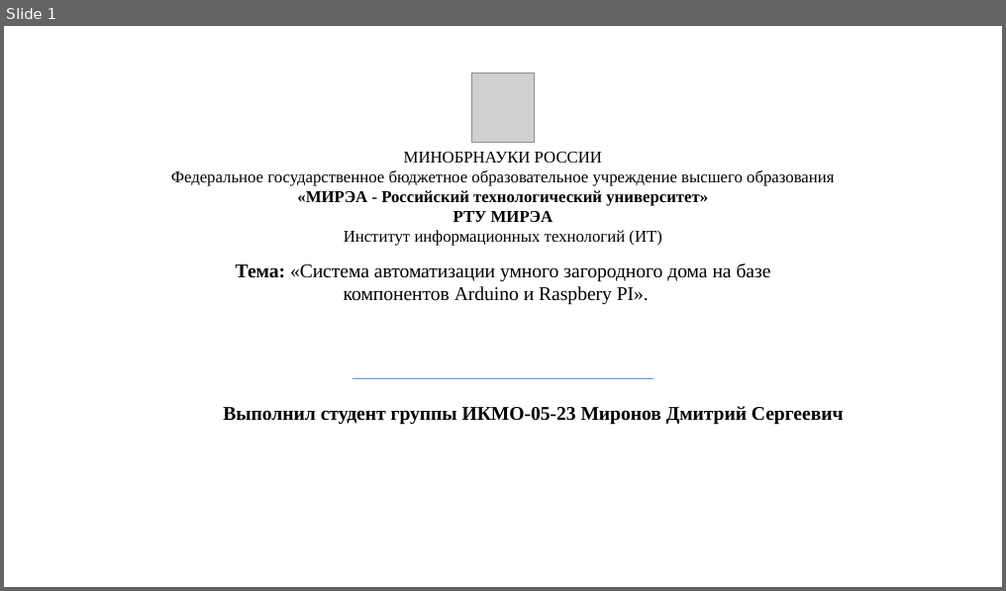
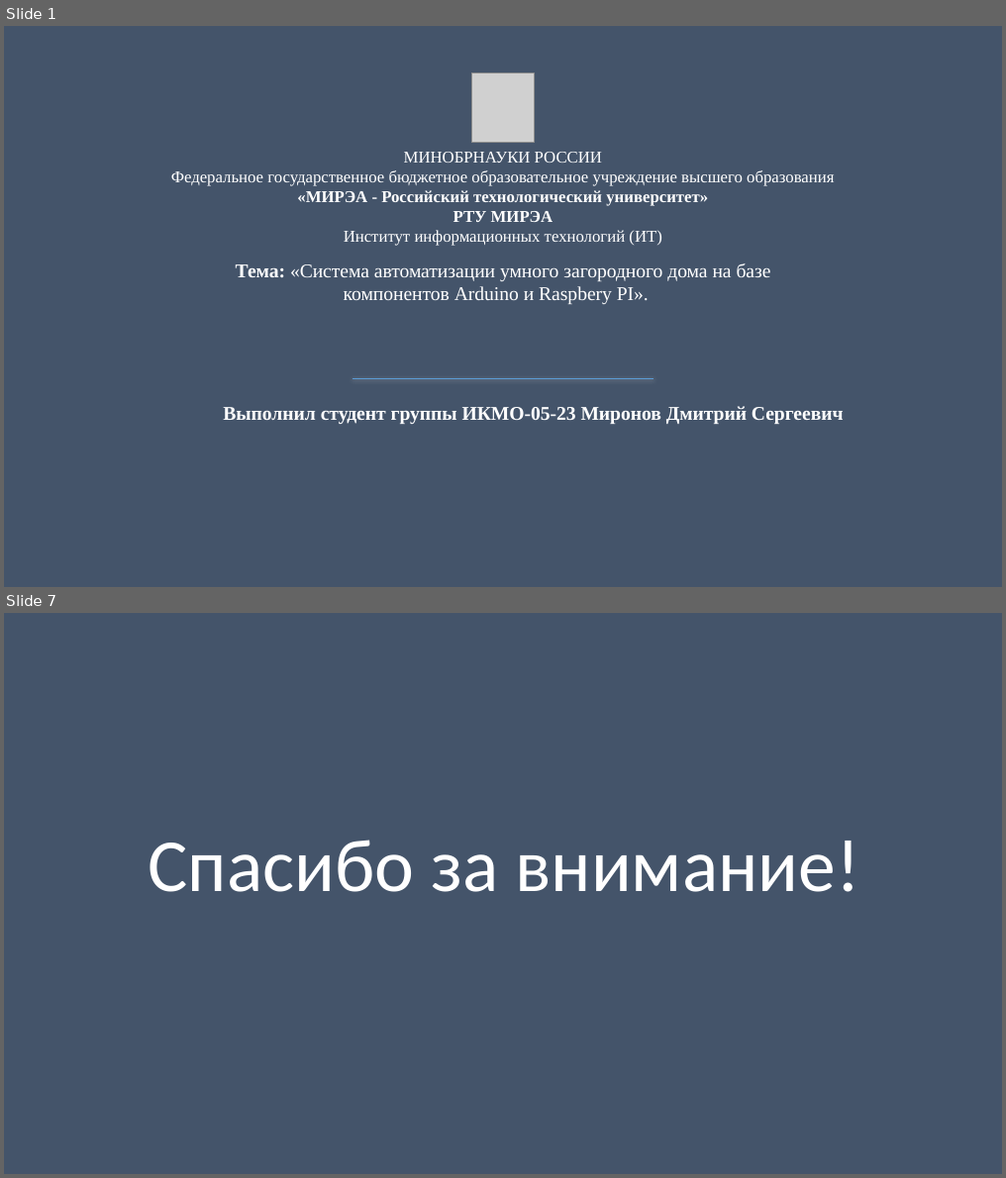
Before and after one commit to Raccoonn78/MagiCtr, a slide deck: 2 семестр/курсач/2025/Миронов_Д_С_ИКМО_05_23.pptx. Shown one above the other, each under a label of ours: slide 1 before the commit, slides 1 and 7 after it; the slides between them are not shown. The pictures are 1006x591 and 1006x1178 pixels, drawn with LibreOffice and Linux fonts; fonts in the diff are those of the drawing; grey boxes stand for pictures. Boxes give left, top, right and bottom in pixels: in the first picture for what was removed or moved away, otherwise in the second. Text is boxed around its words. In the diff, an @@ line names an element or a change of style, - is before the commit and + after.

```diff
--- a/2 семестр/курсач/2025/Миронов_Д_С_ИКМО_05_23.pptx
+++ b/2 семестр/курсач/2025/Миронов_Д_С_ИКМО_05_23.pptx
@@ slide 7 added at <box>4,613,1002,1174</box>, background #44546A @@
@@ text added at <box>149,840,860,892</box>, 72 pt, text #FFFFFF @@
+Спасибо за внимание!
@@ slide 1 changed as well @@
@@ background #FFFFFF to #44546A @@
@@ text colour #000000 to #FFFFFF in 3 elements at <box>223,406,844,424</box>, <box>171,152,834,246</box>, <box>236,264,771,304</box> @@
```
Also in this commit, not shown: 5 other slides added, 6 slides removed, 1 other file.
